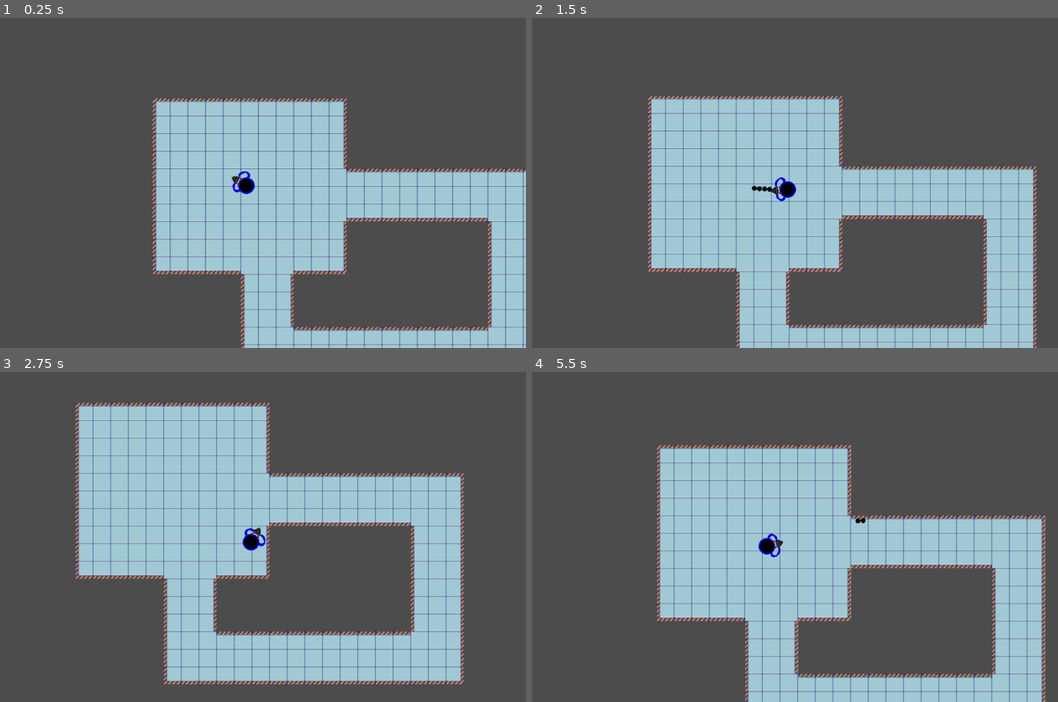
Above: before the commit, frames 1-4 (two rows, left to right).
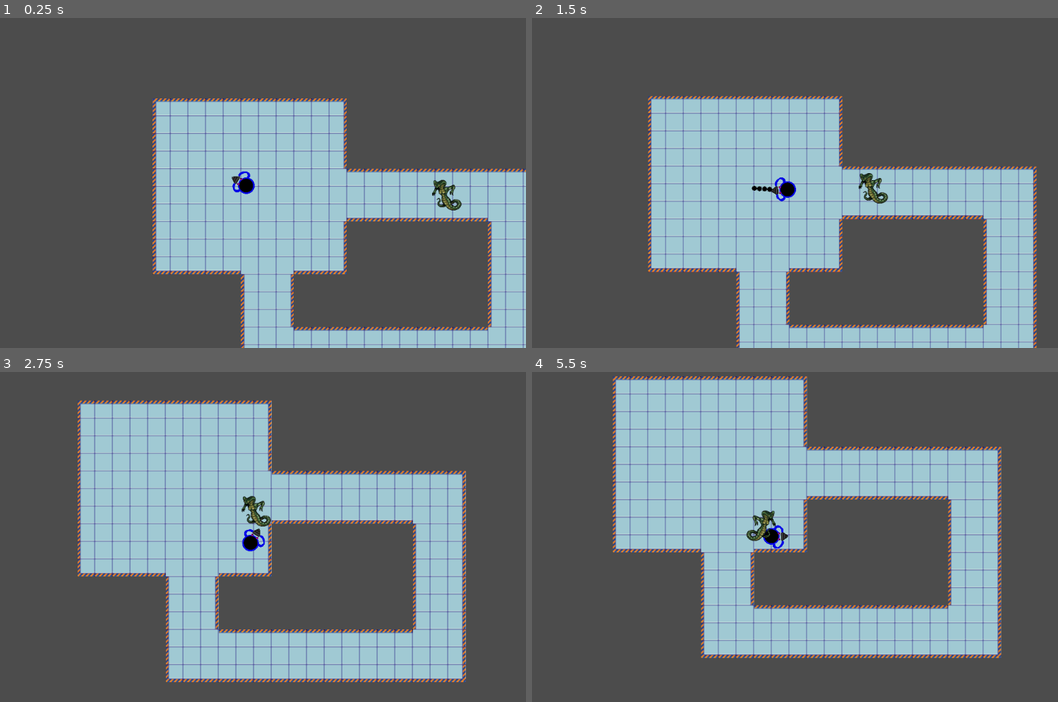
Above: after the commit, the same moments.

Repository: giraffegrenade/top-down-shooter
Game: Godot game, scene res://scenes/Main.tscn
Two runs of this game, one before a commit and one after it. Both use one fixed random seed, a clock stepped at 60 frames per second and the inputs below.
Inputs (mouse positions are in pixels of both pictures, inside the frame that each line leads up to):
- Up to frame 1 (0.25 s): no input
- Up to frame 2 (1.5 s): move the mouse to (900, 166) at 0.52 s; hold Right (ui_right) 0.53-1.28 s; click (900, 166) at 0.67 s; move the mouse to (663, 199) at 1.27 s; hold Down (ui_down) from 1.28 s (still down); click (663, 199) at 1.42 s
- Up to frame 3 (2.75 s): move the mouse to (299, 464) at 2.02 s; release Down (ui_down) at 2.03 s; hold Right (ui_right) from 2.03 s (still down); click (299, 464) at 2.17 s
- Up to frame 4 (5.5 s): move the mouse to (747, 603) at 2.77 s; release Right (ui_right) at 2.78 s; hold Up (ui_up) 2.78-3.53 s; click (747, 603) at 2.92 s; move the mouse to (947, 586) at 3.52 s; hold Left (ui_left) 3.53-5.03 s; click (947, 586) at 3.67 s; move the mouse to (605, 487) at 4.27 s; click (605, 487) at 4.42 s; move the mouse to (805, 537) at 5.02 s; hold Down (ui_down) from 5.03 s (still down); click (805, 537) at 5.17 s

The runs differ from the first frame. In frame 1, 0.3% of the frame differs, in the area x 82-88%, y 48-59%; in frame 2, 0.3%; in frame 3, 15%; in frame 4, 48%, in the area x 15-98%, y 1-100%.

Commit message:
Removed duplicate code

Diff:
--- a/TopDownShooter/bullet.gd
+++ /dev/null
@@ -1,21 +0,0 @@
-extends Area2D
-export (float) var speed
-signal hit
-const BULLET_SPAWN_DIST = 25
-
-var velocity = Vector2()
-
-func start(pos, mouse_pos):
-	position = pos + (mouse_pos-pos).normalized() * BULLET_SPAWN_DIST
-	velocity = (mouse_pos-pos).normalized() * speed
-
-func _process(delta):
-	position += velocity * delta
-
-
-func _on_Bullet_area_entered(area):
-	pass
-
-
-func _on_Bullet_body_entered(body):
-	queue_free()
--- a/TopDownShooter/scenes/Main.tscn
+++ b/TopDownShooter/scenes/Main.tscn
@@ -1,9 +1,10 @@
-[gd_scene load_steps=3 format=2]
+[gd_scene load_steps=4 format=2]
 
 [ext_resource path="res://tilesets/SciFiTileset.tres" type="TileSet" id=1]
 [ext_resource path="res://scenes/Player.tscn" type="PackedScene" id=2]
+[ext_resource path="res://scenes/Naga.tscn" type="PackedScene" id=3]
 
-[node name="Node" type="Node" index="0"]
+[node name="Node" type="Node"]
 
 [node name="TileMap" type="TileMap" parent="." index="0"]
 
@@ -32,3 +33,7 @@
 position = Vector2( 164.517, 154.695 )
 acceleration = 20.0
 max_speed = 100
+
+[node name="Naga" parent="." index="2" instance=ExtResource( 3 )]
+
+position = Vector2( 557.124, 178.377 )
--- a/TopDownShooter/scenes/Naga.gd
+++ b/TopDownShooter/scenes/Naga.gd
@@ -2,7 +2,15 @@
 
 const SPEED = 100.0
 
+var health = 1000
+
 func _physics_process(delta):
-    var direction = (get_parent().get_node("Player").position - position).normalized()
-    var motion = direction * SPEED
-    move_and_slide(motion)
+	var direction = (get_parent().get_node("Player").position - position).normalized()
+
+	if direction.x > 0:
+		$Sprite.set_flip_h(false)
+	else:
+		$Sprite.set_flip_h(true)
+
+	var motion = direction * SPEED
+	move_and_slide(motion)
--- a/TopDownShooter/scenes/Player.tscn
+++ b/TopDownShooter/scenes/Player.tscn
@@ -1,7 +1,8 @@
 [gd_scene load_steps=4 format=2]
 
-[ext_resource path="res://Player.gd" type="Script" id=1]
+[ext_resource path="res://scenes/Player.gd" type="Script" id=1]
 [ext_resource path="res://art/player.png" type="Texture" id=2]
+
 
 [sub_resource type="CircleShape2D" id=1]
 
--- a/TopDownShooter/scenes/bullet.gd
+++ b/TopDownShooter/scenes/bullet.gd
@@ -1,11 +1,19 @@
 extends Area2D
+export (float) var speed
+signal hit
+const BULLET_SPAWN_DIST = 25
 
-#const BULLET_SCENE = preload("res://scenes/bullet.tscn")
+var velocity = Vector2()
 
-func _ready():
+func start(pos, mouse_pos):
+	position = pos + (mouse_pos-pos).normalized() * BULLET_SPAWN_DIST
+	velocity = (mouse_pos-pos).normalized() * speed
+
+func _process(delta):
+	position += velocity * delta
+
+func _on_Bullet_area_entered(area):
 	pass
 
-func _process(delta):
-	var clone = BULLET_SCENE.instance()
-    clone.start(position, grenade_charge, get_global_mouse_position())
-    get_parent().add_child(clone)
+func _on_Bullet_body_entered(body):
+	queue_free()
--- a/TopDownShooter/scenes/bullet.tscn
+++ b/TopDownShooter/scenes/bullet.tscn
@@ -1,6 +1,6 @@
 [gd_scene load_steps=4 format=2]
 
-[ext_resource path="res://bullet.gd" type="Script" id=1]
+[ext_resource path="res://scenes/bullet.gd" type="Script" id=1]
 [ext_resource path="res://art/bullet.png" type="Texture" id=2]
 
 [sub_resource type="CircleShape2D" id=1]
Renamed: TopDownShooter/Player.gd -> TopDownShooter/scenes/Player.gd
